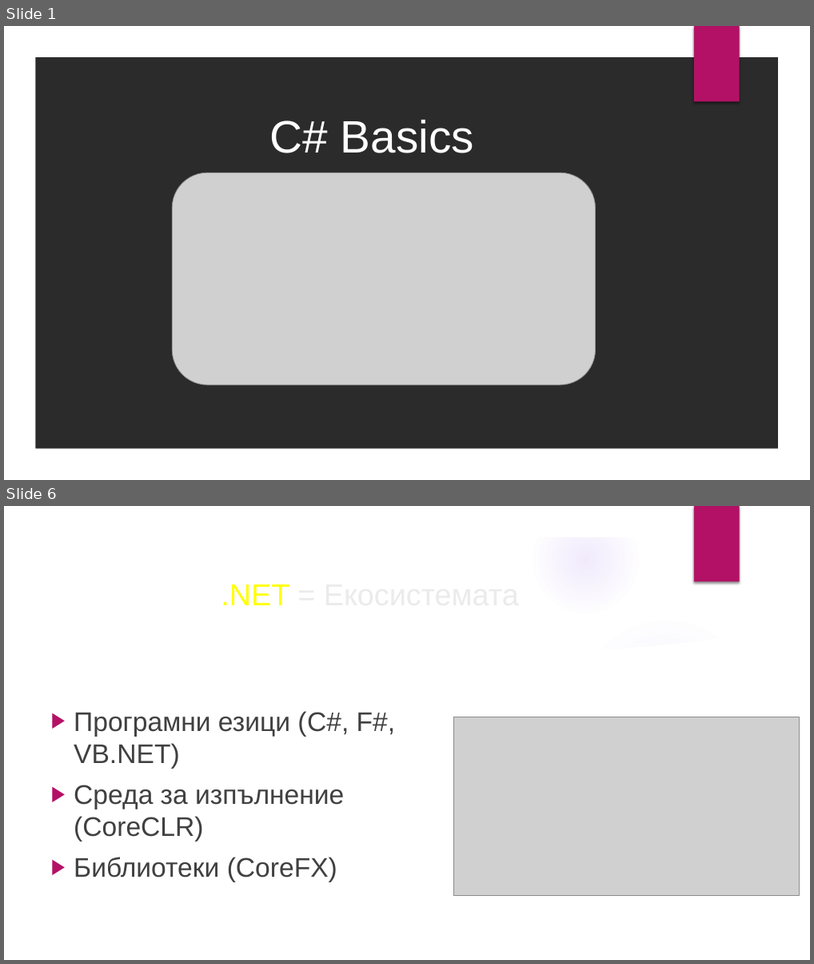
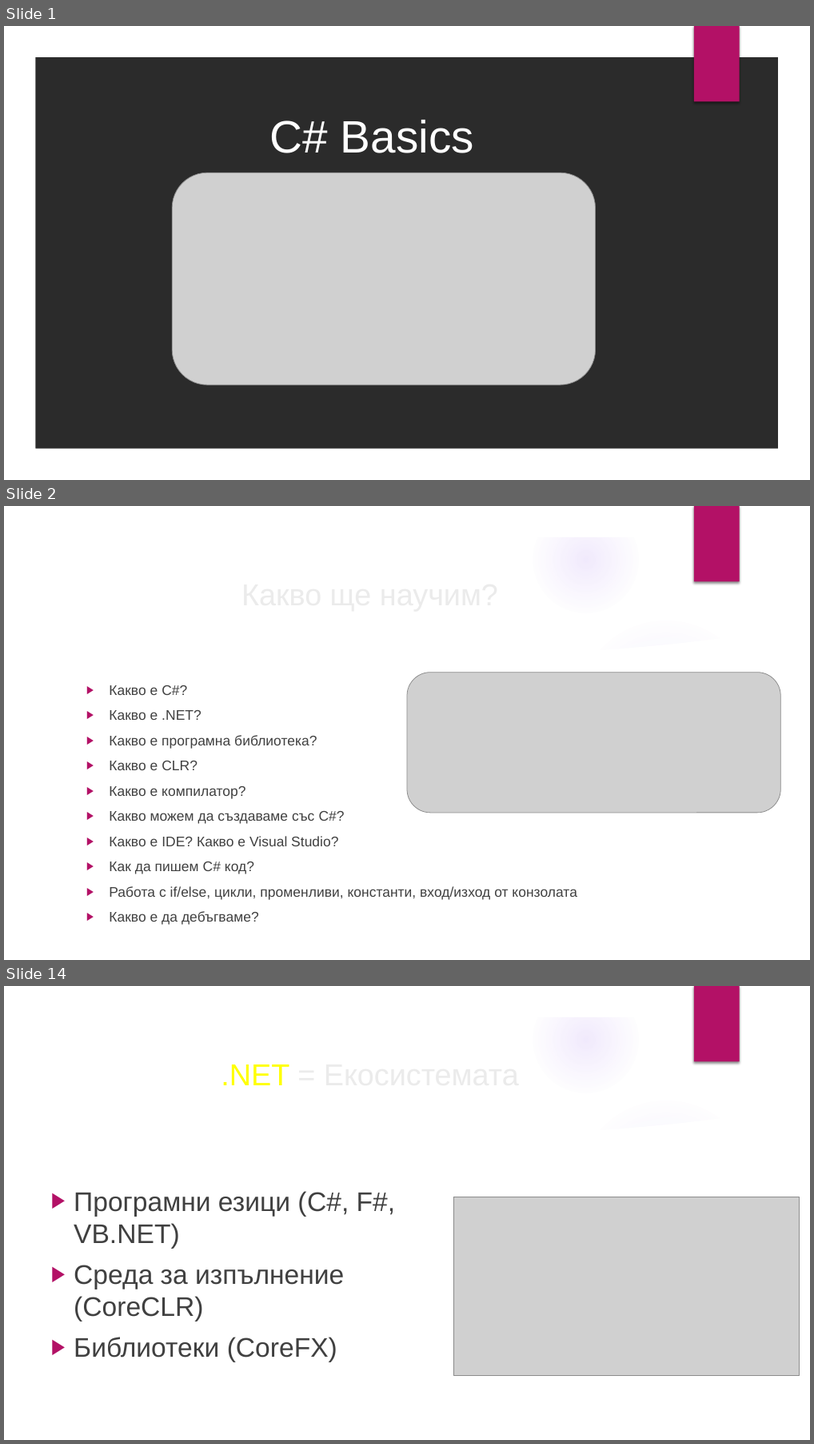
Before and after one commit to velizar92/CSharp-Programming-Presentations, a slide deck: C# Basics.pptx. Shown one above the other, each under a label of ours: slides 1 and 6 before the commit, slides 1, 2 and 14 after it; the slides between them are not shown. The pictures are 814x964 and 814x1444 pixels, drawn with LibreOffice and Linux fonts; fonts in the diff are those of the drawing; grey boxes stand for pictures; background and template pictures are left out; a plain dark background stands for a picture behind light text. Boxes give left, top, right and bottom in pixels: in the first picture for what was removed or moved away, otherwise in the second. Text is boxed around its words. In the diff, an @@ line names an element or a change of style, - is before the commit and + after.

```diff
--- a/C# Basics.pptx
+++ b/C# Basics.pptx
@@ slide 2 added at [4,506,810,960], background picture (left out); not listed: 9 template elements that a slide beside it also shows @@
@@ picture added at [407,672,782,812] @@
@@ text added at [109,685,578,899], 16.6 pt, text #404040 @@
+▶ Какво е C#?
+▶ Какво е .NET?
+▶ Какво е програмна библиотека?
+▶ Какво е CLR?
+▶ Какво е компилатор?
+▶ Какво можем да създаваме със C#?
+▶ Какво е IDE? Какво е Visual Studio?
+▶ Как да пишем C# код?
+▶ Работа с if/else, цикли, променливи, константи, вход/изход от конзолата
+▶ Какво е да дебъгваме?
@@ title added at [109,912,146,921], 36 pt, text #EBEBEB @@
+Какво ще научим?
@@ what was slide 6 is now slide 14 @@
```
Also in this commit, not shown: 8 slides changed, 15 other slides added, 2 slides removed.
